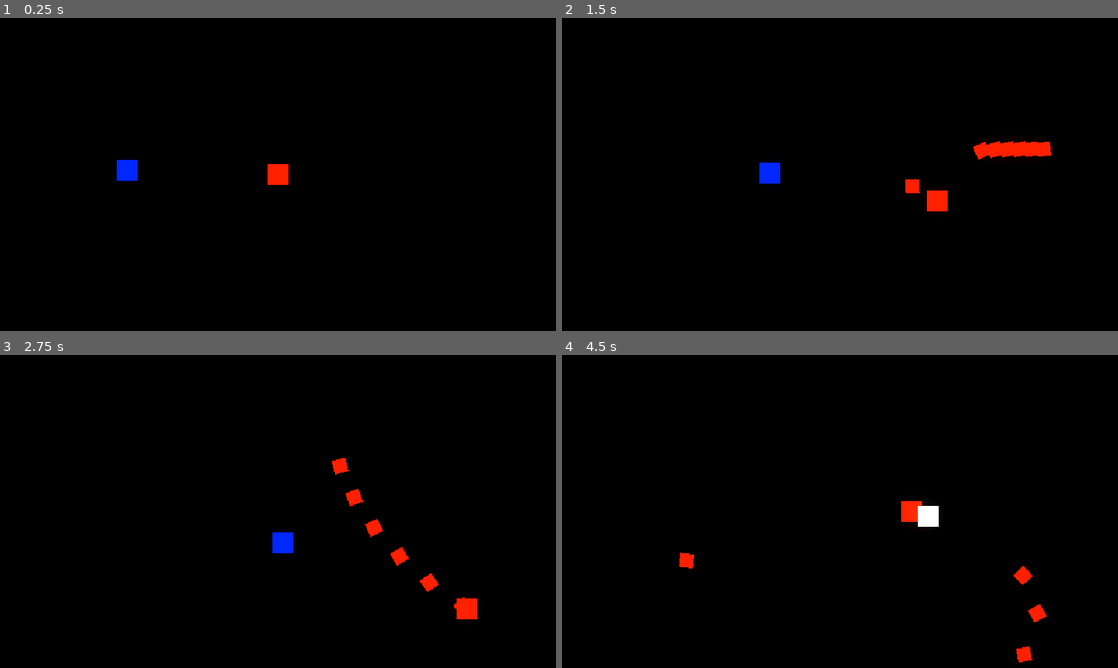
Above: before the commit, frames 1-4 (two rows, left to right).
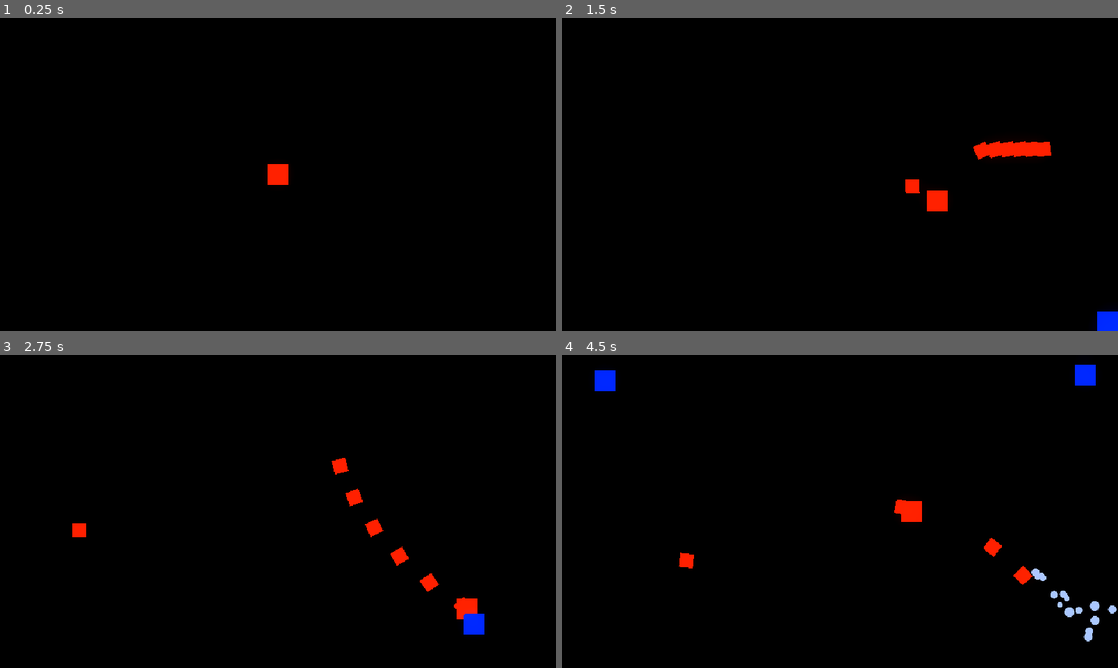
Above: after the commit, the same moments.

Repository: deoshreyas/Survive-The-Waves
Game: Godot game, scene res://Scenes/world.tscn
Two runs of this game, one before a commit and one after it. Both use one fixed random seed, a clock stepped at 60 frames per second and the inputs below.
Inputs (mouse positions are in pixels of both pictures, inside the frame that each line leads up to):
- Up to frame 1 (0.25 s): no input
- Up to frame 2 (1.5 s): tap Enter at 0.5 s; move the mouse to (962, 158) at 0.52 s; press the mouse at (962, 158) at 0.53 s; hold Right (btn_right) 0.53-1.28 s; move the mouse to (728, 190) at 1.27 s; release the mouse at (728, 190) at 1.28 s; hold Down (btn_down) from 1.28 s (still down); click (728, 190) at 1.35 s
- Up to frame 3 (2.75 s): move the mouse to (333, 442) at 2.02 s; release Down (btn_down) at 2.03 s; press the mouse at (333, 442) at 2.03 s; hold Right (btn_right) from 2.03 s (still down)
- Up to frame 4 (4.5 s): move the mouse to (812, 574) at 2.77 s; release Right (btn_right) at 2.78 s; release the mouse at (812, 574) at 2.78 s; hold Up (btn_up) 2.78-3.53 s; click (812, 574) at 2.85 s; move the mouse to (1006, 558) at 3.52 s; press the mouse at (1006, 558) at 3.53 s; hold Left (btn_left) from 3.53 s (still down); move the mouse to (673, 464) at 4.27 s; release the mouse at (673, 464) at 4.28 s; click (673, 464) at 4.35 s

The runs differ from the first frame. In frame 1, 0.2% of the frame differs, in the area x 21-25%, y 45-52%; in frame 2, 0.5%; in frame 3, 0.6%; in frame 4, 1.5%, in the area x 5-100%, y 3-99%.

Commit message:
Improve Enemy AI, Add random enemy spawning, Play with Particle Effects, Fix Bugs

Diff:
--- /dev/null
+++ b/Scenes/blood_particles.tscn
@@ -0,0 +1,26 @@
+[gd_scene load_steps=3 format=3 uid="uid://crrlgpl5govhv"]
+
+[ext_resource type="Texture2D" uid="uid://b478aib84b1wn" path="res://Assets/Circle.png" id="1_i8ros"]
+[ext_resource type="Script" path="res://Scripts/BloodParticles.gd" id="2_ncdxq"]
+
+[node name="BloodParticles" type="CPUParticles2D"]
+z_index = -5
+amount = 15
+lifetime = 0.2
+explosiveness = 1.0
+texture = ExtResource("1_i8ros")
+spread = 18.9
+gravity = Vector2(0, 0)
+initial_velocity_min = 1.0
+initial_velocity_max = 658.0
+scale_amount_min = 0.05
+scale_amount_max = 0.1
+color = Color(0.654902, 0.768627, 1, 1)
+script = ExtResource("2_ncdxq")
+
+[node name="FreezeTimer" type="Timer" parent="."]
+wait_time = 0.15
+one_shot = true
+autostart = true
+
+[connection signal="timeout" from="FreezeTimer" to="." method="_on_freeze_timer_timeout"]
--- a/Scenes/world.tscn
+++ b/Scenes/world.tscn
@@ -1,8 +1,7 @@
-[gd_scene load_steps=5 format=3 uid="uid://b57vpcqkq5kch"]
+[gd_scene load_steps=4 format=3 uid="uid://b57vpcqkq5kch"]
 
 [ext_resource type="Script" path="res://Scripts/World.gd" id="1_0b8ds"]
 [ext_resource type="PackedScene" uid="uid://4kwm1cpaveqp" path="res://Scenes/player.tscn" id="2_t0bxp"]
-[ext_resource type="PackedScene" uid="uid://d3du0628k3p0b" path="res://Scenes/enemy.tscn" id="3_c37pb"]
 
 [sub_resource type="Environment" id="Environment_qcooc"]
 background_mode = 3
@@ -19,5 +18,7 @@
 [node name="WorldEnvironment" type="WorldEnvironment" parent="."]
 environment = SubResource("Environment_qcooc")
 
-[node name="Enemy" parent="." instance=ExtResource("3_c37pb")]
-position = Vector2(127, 174)
+[node name="EnemySpawnTimer" type="Timer" parent="."]
+autostart = true
+
+[connection signal="timeout" from="EnemySpawnTimer" to="." method="_on_enemy_spawn_timer_timeout"]
--- /dev/null
+++ b/Scripts/BloodParticles.gd
@@ -0,0 +1,9 @@
+extends CPUParticles2D
+
+func _on_freeze_timer_timeout():
+	set_process(false)
+	set_physics_process(false)
+	set_process_input(false)
+	set_process_internal(false)
+	set_process_unhandled_input(false)
+	set_process_unhandled_key_input(false)
--- a/Scripts/World.gd
+++ b/Scripts/World.gd
@@ -1,7 +1,15 @@
 extends Node2D
+
+var enemy = preload("res://Scenes/enemy.tscn")
 
 func _ready():
 	Global.node_creation_parent = self
 
 func _exit_tree():
 	Global.node_creation_parent = null
+
+func _on_enemy_spawn_timer_timeout():
+	var enemy_pos = Vector2(randi_range(-160, 670), randi_range(-90, 390))
+	while enemy_pos.x<640 and enemy_pos.x>-80 or enemy_pos.y<360 and enemy_pos.y>-45:
+		enemy_pos = Vector2(randi_range(-160, 670), randi_range(-90, 390))
+	Global.instance_node(enemy, enemy_pos, self)
--- a/Scripts/enemy.gd
+++ b/Scripts/enemy.gd
@@ -3,16 +3,33 @@
 const SPEED = 75.0
 var velocity = Vector2()
 
+var stunned = false
+
+var hp = 3
+
+var blood_particles = preload("res://Scenes/blood_particles.tscn")
+
 func _process(delta):
-	if Global.player!=null:
+	if Global.player!=null and not stunned:
 		velocity = global_position.direction_to(Global.player.global_position)
+	elif stunned:
+		velocity = lerp(velocity, Vector2.ZERO, 0.3)
 	global_position += velocity * SPEED * delta
+	if hp<=0:
+		if Global.node_creation_parent!=null:
+			var blood_particles_instance = Global.instance_node(blood_particles, global_position, Global.node_creation_parent)
+			blood_particles_instance.rotation = velocity.angle()
+		queue_free()
 
 func _on_hitbox_area_entered(area):
-	if area.is_in_group("Bullets"):
+	if area.is_in_group("Bullets") and not stunned:
+		modulate = Color.WHITE
+		velocity = -velocity * 6
+		stunned = true
 		$StunTimer.start()
-		modulate = Color.WHITE
 		area.get_parent().queue_free()
+		hp -= 1
 
 func _on_stun_timer_timeout():
 	modulate = Color("0028ff")
+	stunned = false
